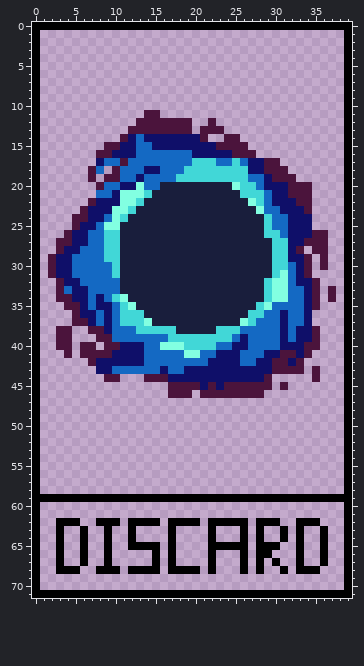
Sprite sheet -- assets/backgrounds/discard_zone.png. This is how it looked before the edit.
The file is 40x72 pixels.
The result:
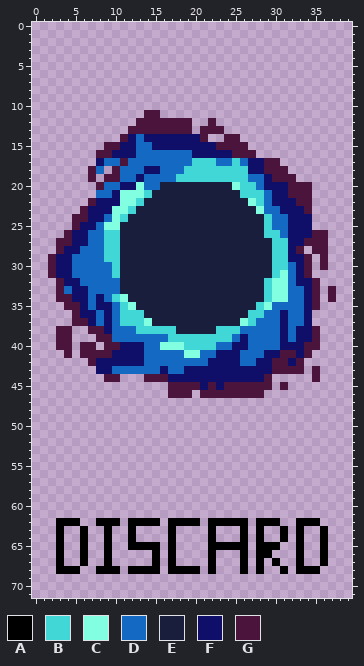
Palette (. is transparent): A #000000  B #41d7d7  C #82ffe1  D #1469c3  E #191e3c  F #0f0f69  G #4b143c
From old to new:
Changed rows in their new state; - is an unchanged pixel.
first column x 0:
 0 ........................................
 1 .--------------------------------------.
 2 .--------------------------------------.
 3 .--------------------------------------.
 4 .--------------------------------------.
 5 .--------------------------------------.
 6 .--------------------------------------.
 7 .--------------------------------------.
 8 .--------------------------------------.
 9 .--------------------------------------.
10 .--------------------------------------.
11 .--------------------------------------.
12 .--------------------------------------.
13 .--------------------------------------.
14 .--------------------------------------.
15 .--------------------------------------.
16 .--------------------------------------.
17 .--------------------------------------.
18 .--------------------------------------.
19 .--------------------------------------.
20 .--------------------------------------.
21 .--------------------------------------.
22 .--------------------------------------.
23 .--------------------------------------.
24 .--------------------------------------.
25 .--------------------------------------.
26 .--------------------------------------.
27 .--------------------------------------.
28 .--------------------------------------.
29 .--------------------------------------.
30 .--------------------------------------.
31 .--------------------------------------.
32 .--------------------------------------.
33 .--------------------------------------.
34 .--------------------------------------.
35 .--------------------------------------.
36 .--------------------------------------.
37 .--------------------------------------.
38 .--------------------------------------.
39 .--------------------------------------.
40 .--------------------------------------.
41 .--------------------------------------.
42 .--------------------------------------.
43 .--------------------------------------.
44 .--------------------------------------.
45 .--------------------------------------.
46 .--------------------------------------.
47 .--------------------------------------.
48 .--------------------------------------.
49 .--------------------------------------.
50 .--------------------------------------.
51 .--------------------------------------.
52 .--------------------------------------.
53 .--------------------------------------.
54 .--------------------------------------.
55 .--------------------------------------.
56 .--------------------------------------.
57 .--------------------------------------.
58 .--------------------------------------.
59 ........................................
60 .--------------------------------------.
61 .--------------------------------------.
62 .--------------------------------------.
63 .--------------------------------------.
64 .--------------------------------------.
65 .--------------------------------------.
66 .--------------------------------------.
67 .--------------------------------------.
68 .--------------------------------------.
69 .--------------------------------------.
70 .--------------------------------------.
71 ........................................
Pixel boxes of the changes (left, top, right, bottom) in both pictures:
erased: (32, 22, 352, 598)
